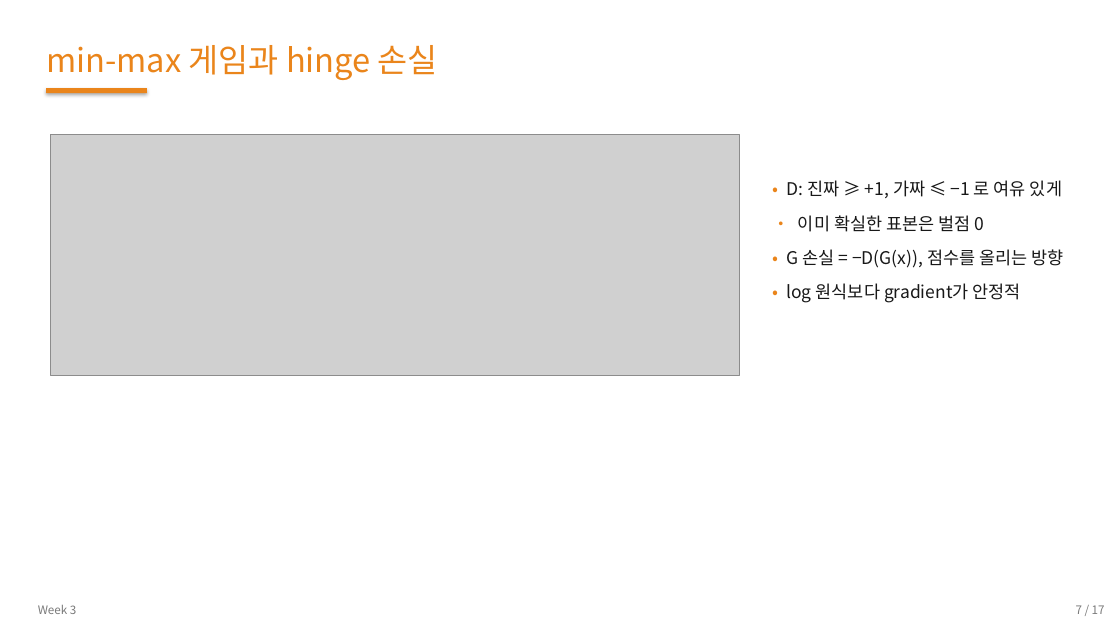
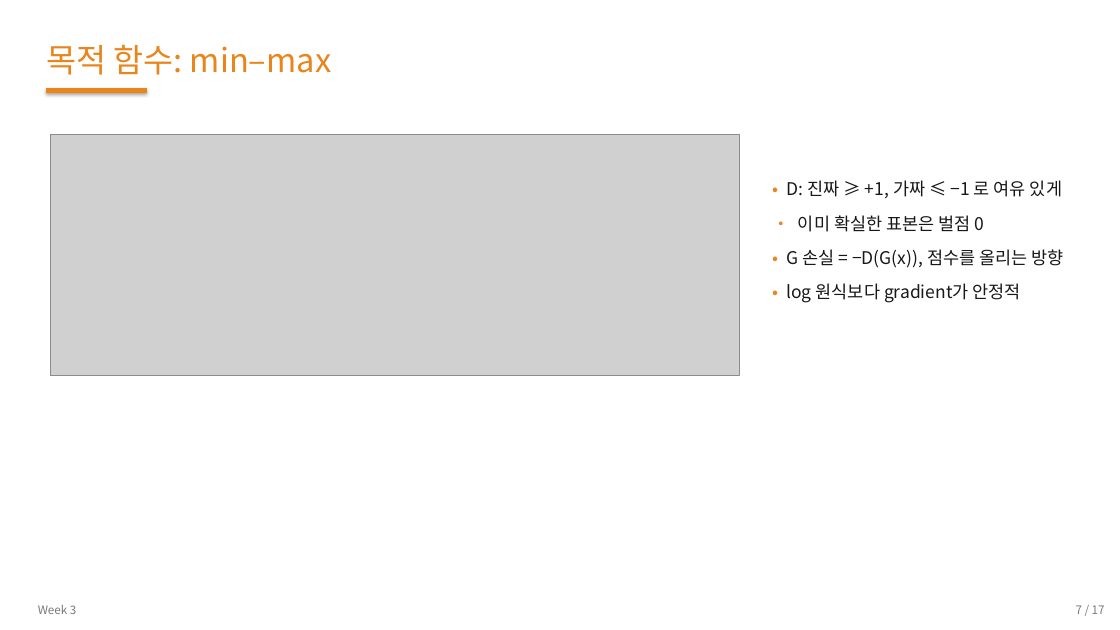
Before and after one commit to 01willy/Digital_rock_DL_Education, a slide deck: slide 7 of web/downloads/shared/w3/W3.pptx. Drawn at 1120x630 pixels with LibreOffice and Linux fonts; fonts in the diff are those of the drawing; grey boxes stand for pictures. Boxes give left, top, right and bottom in pixels: in the first picture for what was removed or moved away, otherwise in the second. Text is boxed around its words. In the diff, an @@ line names an element or a change of style, - is before the commit and + after.

```diff
--- a/web/downloads/shared/w3/W3.pptx
+++ b/web/downloads/shared/w3/W3.pptx
@@ text at <box>46,44,331,75</box>: text changed @@
-min-max 게임과 hinge 손실
+목적 함수: min–max
```
Also in this commit, not shown: 15 other slides changed, 13 other files.
